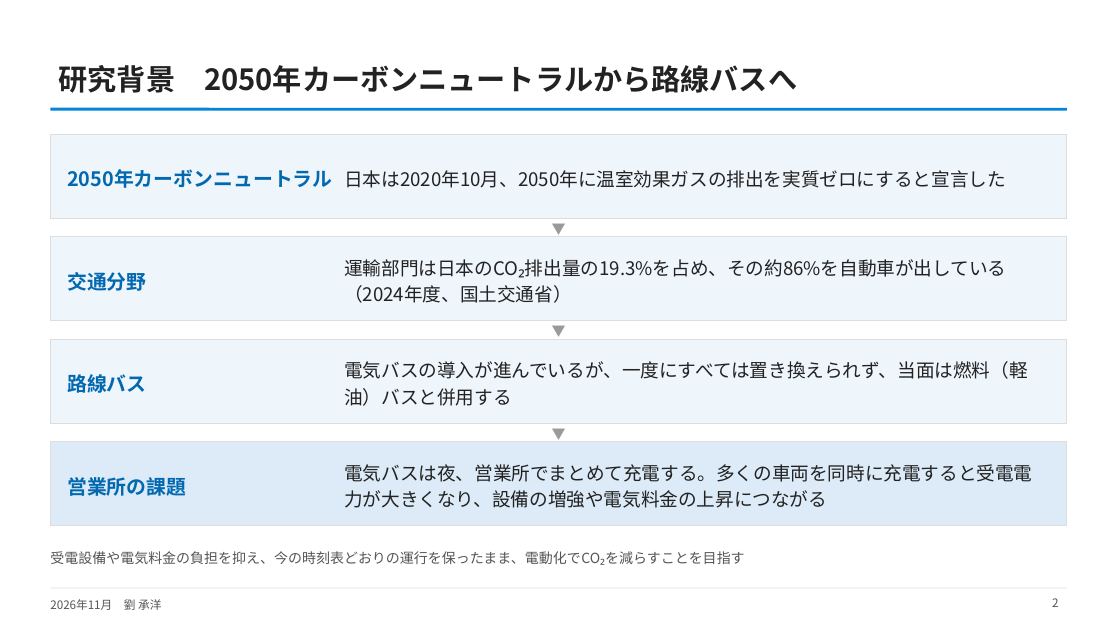
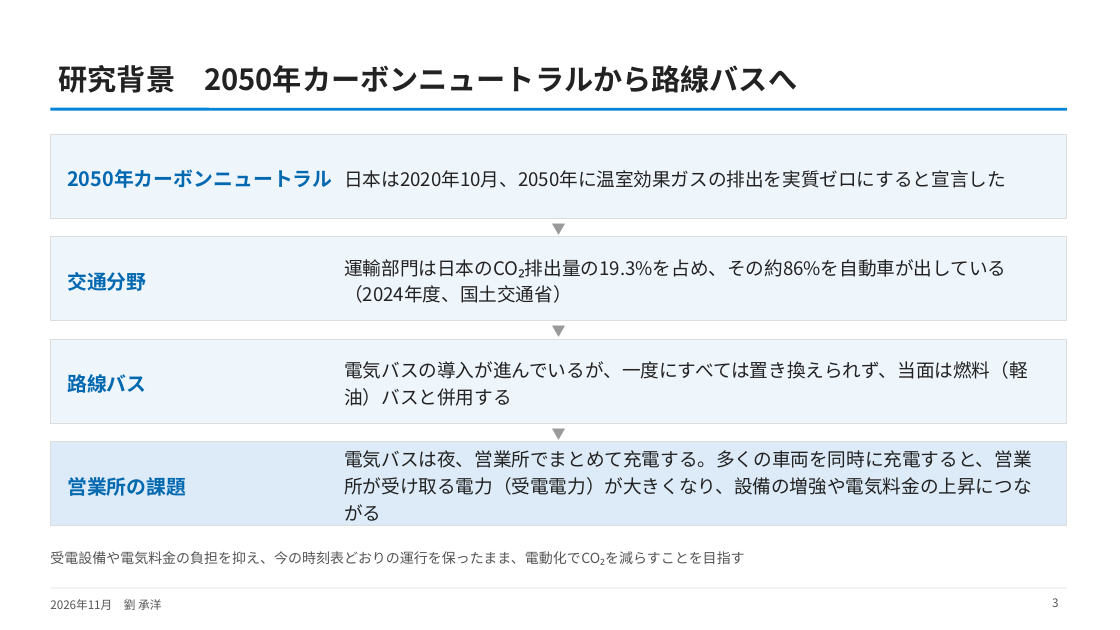
Before and after one commit to CYLIU2003/master-course, a slide deck: slide 3 of outcome/2026-11-16_nishiyama_consult/西山先生へのご相談_最新結果と3本目の柱.pptx (slide 2 before the commit). Drawn at 1120x630 pixels with LibreOffice and Linux fonts; fonts in the diff are those of the drawing. Boxes give left, top, right and bottom in pixels: in the first picture for what was removed or moved away, otherwise in the second. Text is boxed around its words. In the diff, an @@ line names an element or a change of style, - is before the commit and + after.

```diff
--- a/outcome/2026-11-16_nishiyama_consult/西山先生へのご相談_最新結果と3本目の柱.pptx
+++ b/outcome/2026-11-16_nishiyama_consult/西山先生へのご相談_最新結果と3本目の柱.pptx
@@ text at (x1=344, y1=450, x2=1031, y2=521): text changed @@
-電気バスは夜、営業所でまとめて充電する。多くの車両を同時に充電すると受電電力が大きくなり、設備の増強や電気料金の上昇につながる
+電気バスは夜、営業所でまとめて充電する。多くの車両を同時に充電すると、営業所が受け取る電力（受電電力）が大きくなり、設備の増強や電気料金の上昇につながる
@@ page number at (x1=1052, y1=598, x2=1058, y2=607): text changed @@
-2
+3
```
Also in this commit, not shown: 10 other slides changed, 3 slides added, 1 slide removed, 2 other files.
